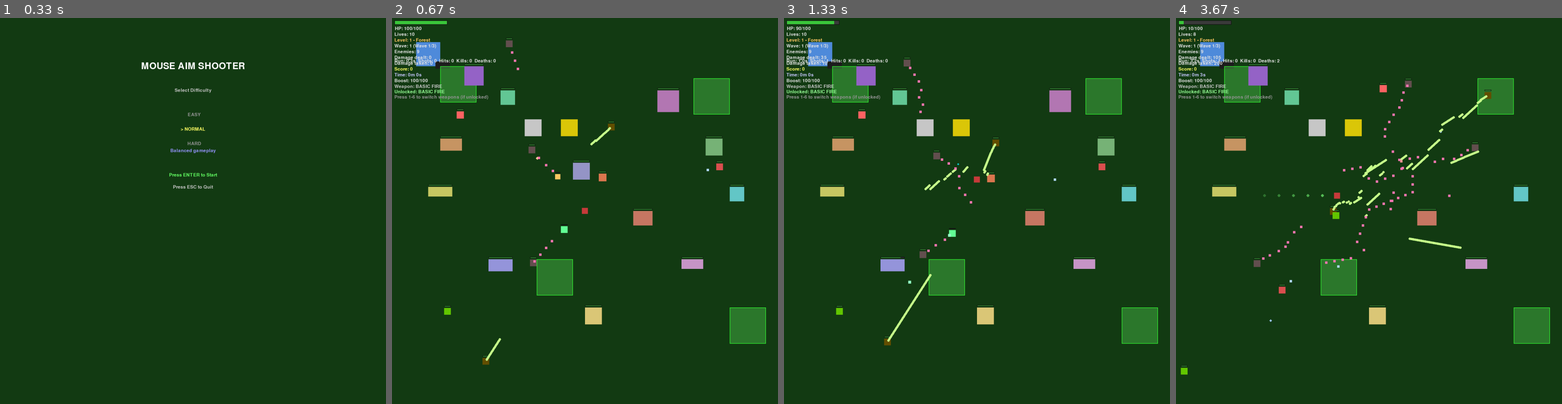
Above: before the commit, frames 1-4 (left to right).
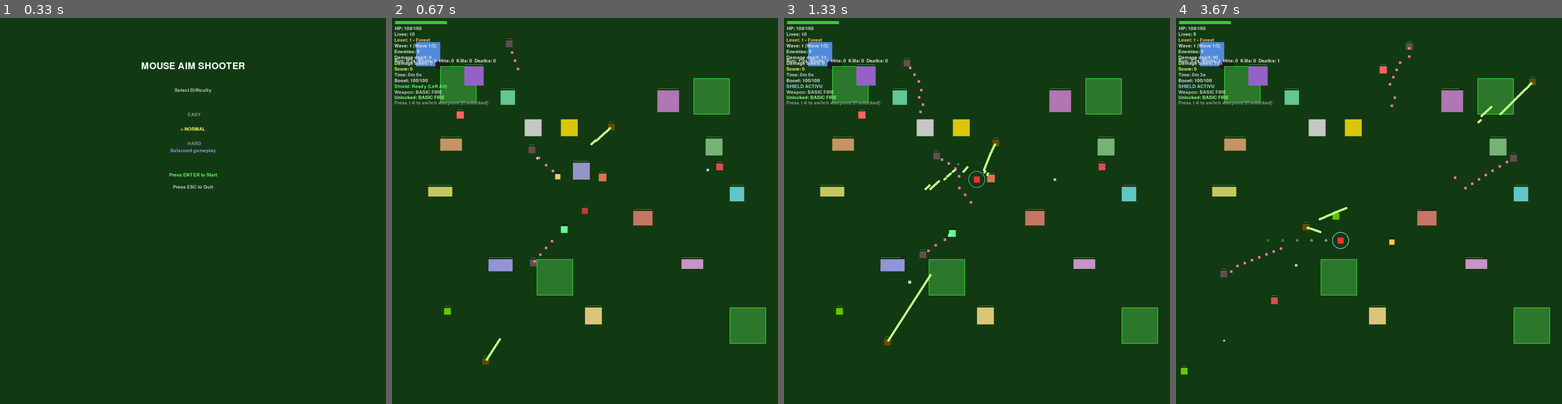
Above: after the commit, the same moments.

Repository: t-b-341/python-project---gpt_cursor-assisted
Game: pygame game, started from game.py
Same seed, same stepped clock (60 frames per second), same inputs: the game is played once before the commit and once after it.
Inputs (mouse positions are in pixels of both pictures, inside the frame that each line leads up to):
- Up to frame 1 (0.33 s): no input
- Up to frame 2 (0.67 s): tap Enter at 0.33 s
- Up to frame 3 (1.33 s): hold Alt 0.67-1.13 s; hold W 0.67-1.13 s; click "Level: 1 - Forest" at 1.22 s
- Up to frame 4 (3.67 s): hold W 1.5-1.97 s; move the mouse to (1372, 238) at 1.53 s; tap Space at 1.57, 1.87, 2.07, 2.37, 2.57, 2.87, 3.13, 3.47 s; hold D 2-2.47 s; tap Alt at 2.15, 3.55 s; hold A 2.5-3.03 s; hold S 3.07-3.37 s; hold A from 3.4 s (still down)

Frame 1 is identical in both runs. In frame 2, 0.5% of the frame differs, in the area x 0-25%, y 17-23%; in frame 3, 0.6%; in frame 4, 3.1%, in the area x 0-94%, y 0-84%.

Commit message:
MEGA UPDATE

Diff:
--- a/game.py
+++ b/game.py
@@ -62,10 +62,19 @@
 #make each level 3 waves, increasing in difficulty, with the last wave being the boss
 #make 3 different levels, with the final level being a boss with 10,000 health
 #--------------------------------------------------------
-
+#make the rockets shot size bigger
+#--------------------------------------------------------
+#add a shield for use with left alt key that lasts 2 seconds, and takes 10-15 seconds to recharge
+#--------------------------------------------------------
+#make the player turn red while the shield is active, and a text displays in the hud SHIELD ACTIVU (spelled like that)
 
 
 import math
+import warnings
+
+# Suppress pygame's pkg_resources deprecation warning
+# This is a pygame internal issue, not our code
+warnings.filterwarnings("ignore", message="pkg_resources is deprecated")
 import random
 import json
 import os
@@ -263,6 +272,13 @@
 fire_rate_buff_t = 0.0
 fire_rate_buff_duration = 10.0
 fire_rate_mult = 0.55  # reduces cooldown while active
+
+# Shield system (Left Alt key)
+shield_active = False
+shield_duration = 2.0  # Shield lasts 2 seconds
+shield_duration_remaining = 0.0
+shield_cooldown = random.uniform(10.0, 15.0)  # 10-15 seconds cooldown
+shield_cooldown_remaining = 0.0
 
 # Permanent player stat multipliers (from pickups)
 player_stat_multipliers = {
@@ -1160,6 +1176,8 @@
         size_mult = player_stat_multipliers["bullet_size"]
         if current_weapon_mode == "giant":
             size_mult *= 10.0  # 10x size multiplier
+        elif current_weapon_mode == "rocket":
+            size_mult *= 2.5  # Rockets are bigger (2.5x size)
 
         effective_size = (
             int(player_bullet_size[0] * size_mult),
@@ -1447,6 +1465,7 @@
     global current_weapon_mode, overshield, unlocked_weapons, wave_in_level, current_level
     global jump_cooldown_timer, jump_timer, is_jumping, jump_velocity
     global laser_beams, laser_time_since_shot
+    global shield_active, shield_duration_remaining, shield_cooldown_remaining
 
     player_hp = player_max_hp
     overshield = 0  # Reset overshield
@@ -1467,6 +1486,10 @@
     is_jumping = False
     jump_velocity = pygame.Vector2(0, 0)
     laser_beams.clear()
+    # Reset shield
+    shield_active = False
+    shield_duration_remaining = 0.0
+    shield_cooldown_remaining = 0.0
 
     player.x = (WIDTH - player.w) // 2
     player.y = (HEIGHT - player.h) // 2
@@ -1632,6 +1655,16 @@
                     elif event.key == pygame.K_RETURN:
                         controls_rebinding = True
 
+                # Shield activation (Left Alt key)
+                if state == STATE_PLAYING:
+                    if event.key == pygame.K_LALT:
+                        # Activate shield if cooldown is ready
+                        if shield_cooldown_remaining <= 0.0 and not shield_active:
+                            shield_active = True
+                            shield_duration_remaining = shield_duration
+                            # Random cooldown between 10-15 seconds
+                            shield_cooldown = random.uniform(10.0, 15.0)
+
                 # Victory screen
                 if state == STATE_VICTORY:
                     if event.key == pygame.K_e:
@@ -1775,6 +1808,17 @@
                 boost_meter = max(0.0, boost_meter - boost_drain_per_s * dt)
             else:
                 boost_meter = min(boost_meter_max, boost_meter + boost_regen_per_s * dt)
+
+            # Shield update logic
+            if shield_active:
+                shield_duration_remaining -= dt
+                if shield_duration_remaining <= 0.0:
+                    shield_active = False
+                    shield_cooldown_remaining = shield_cooldown
+            else:
+                # Shield is on cooldown
+                if shield_cooldown_remaining > 0.0:
+                    shield_cooldown_remaining = max(0.0, shield_cooldown_remaining - dt)
 
             if move_dir.length_squared() > 0:
                 move_dir = move_dir.normalize()
@@ -2563,6 +2607,12 @@
                     continue
 
                 if r.colliderect(player):
+                    # Check if shield is active - shield blocks all damage
+                    if shield_active:
+                        # Shield blocks the projectile
+                        enemy_projectiles.remove(p)
+                        continue
+
                     # apply damage - overshield absorbs damage first
                     remaining_damage = enemy_projectile_damage
                     if overshield > 0:
@@ -2757,7 +2807,22 @@
             pygame.draw.rect(screen, e["color"], e["rect"])
             draw_health_bar(e["rect"].x, e["rect"].y - 10, e["rect"].w, 6, e["hp"], e["max_hp"])
 
-        pygame.draw.rect(screen, (200, 60, 60), player)
+        # Draw player - red when shield is active, normal color otherwise
+        player_color = (255, 50, 50) if shield_active else (200, 60, 60)
+        pygame.draw.rect(screen, player_color, player)
+
+        # Draw shield visual effect when active
+        if shield_active:
+            shield_surf = pygame.Surface((WIDTH, HEIGHT), pygame.SRCALPHA)
+            # Pulsing effect based on remaining duration
+            pulse = 0.5 + 0.5 * math.sin(run_time * 10.0)
+            alpha = int(150 + 100 * pulse)
+            # Draw shield circle around player
+            radius = max(player.w, player.h) + 10
+            pygame.draw.circle(shield_surf, (150, 220, 255, alpha), player.center, radius, 3)
+            # Inner glow
+            pygame.draw.circle(shield_surf, (200, 240, 255, alpha // 2), player.center, radius - 2, 1)
+            screen.blit(shield_surf, (0, 0))
 
         if last_move_velocity.length_squared() > 0:
             path_overlay = pygame.Surface((WIDTH, HEIGHT), pygame.SRCALPHA)
@@ -2831,6 +2896,13 @@
         if state == STATE_ENDURANCE:
             y = render_hud_text("ENDURANCE MODE", y, (255, 100, 100))
         y = render_hud_text(f"Boost: {int(boost_meter)}/{int(boost_meter_max)}", y)
+        # Shield status
+        if shield_active:
+            y = render_hud_text("SHIELD ACTIVU", y, (150, 220, 255))
+        elif shield_cooldown_remaining > 0.0:
+            y = render_hud_text(f"Shield CD: {shield_cooldown_remaining:.1f}s", y, (200, 150, 150))
+        else:
+            y = render_hud_text("Shield: Ready (Left Alt)", y, (100, 255, 100))
         if fire_rate_buff_t > 0:
             y = render_hud_text(f"Firerate buff: {fire_rate_buff_t:.1f}s", y, (255, 220, 120))
         if enemy_spawn_boost_level > 0:
--- a/setup.py
+++ b/setup.py
@@ -4,13 +4,22 @@
 """
 
 from setuptools import setup, Extension
+import sys
 import py_compile
+
+# Compiler-specific flags
+if sys.platform == 'win32':
+    # MSVC flags (Windows)
+    extra_compile_args = ['/O2']  # Optimization level 2 (max for MSVC)
+else:
+    # GCC/Clang flags (Linux/Mac)
+    extra_compile_args = ['-O3', '-march=native']
 
 # Define the extension module
 game_physics_module = Extension(
     'game_physics',
     sources=['game_physics.c'],
-    extra_compile_args=['-O3', '-march=native'],  # Optimize for speed
+    extra_compile_args=extra_compile_args,
     language='c'
 )
 
Binary file changed: game_telemetry.db
Not shown, added: build/lib.win-amd64-cpython-312/game_physics.cp312-win_amd64.pyd
Not shown, added: build/temp.win-amd64-cpython-312/Release/game_physics.cp312-win_amd64.exp
Not shown, added: build/temp.win-amd64-cpython-312/Release/game_physics.cp312-win_amd64.lib
Not shown, added: build/temp.win-amd64-cpython-312/Release/game_physics.obj
Not shown, changed: game_physics.c
Not shown, added: game_physics.cp312-win_amd64.pyd
